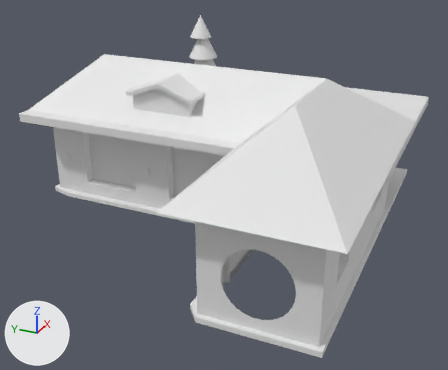
What one commit did to the Blender file S02/Activity/s02-activity-1.blend.
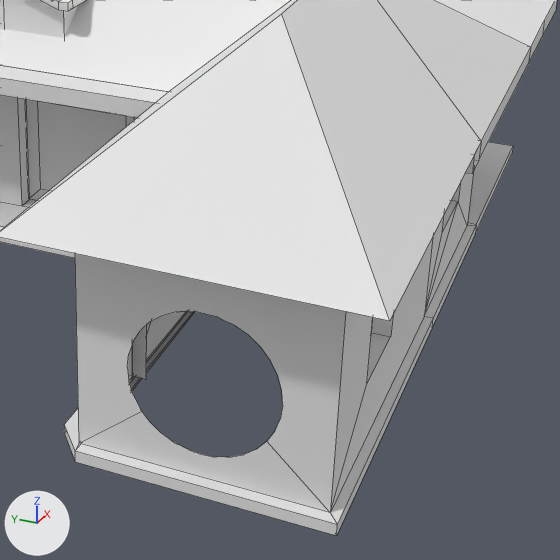
Each version is shown whole from a 50 mm lens placed at (-11.28, -2.76, 5.07), pointed at (0.68, 2.62, -0.91), then close up on the part from 35% to 96% of the width and 27% to 100% of the height. Lighting does not change. The marker at lower left points along +X, +Y and +Z. The older version's two pictures come first. The close-ups show mesh edges as thin lines.
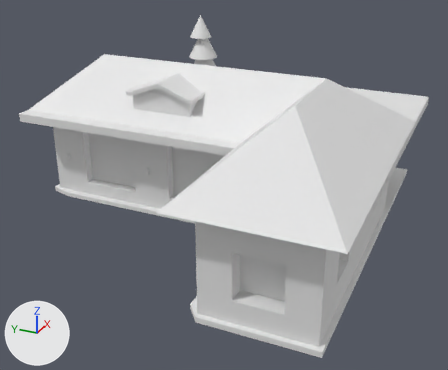
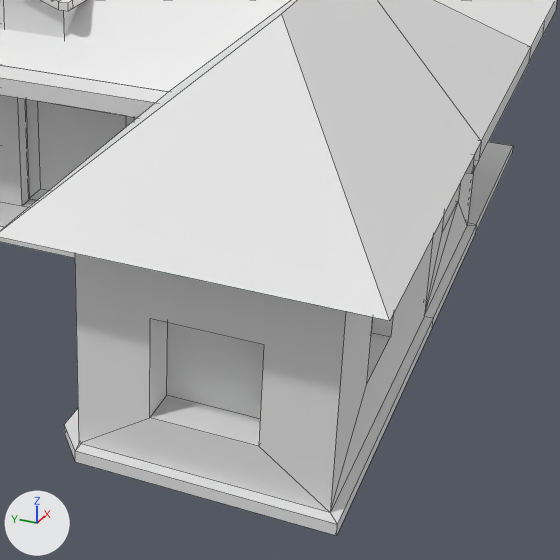
The change in detail:
me_cube is used by ob_cube; location (0.0, -0.02, 0.0).
me_cube had 198 vertices, 100 faces, 2 loose edges and spanned x -4.1..3.35, y -1.08..6.15, z -1.0..1.0.
me_cube now has 152 vertices, 117 faces and spans x -4.1..3.35, y -1.08..6.15, z -1.0..1.0.
Part 1, on me_cube:
62 vertices are removed from x -4.0..-3.99, y -0.61..0.59, z -0.69..0.5.
2 faces are deleted.
2 loose edges are deleted.
8 vertices are added at x -4.0..-3.68, y -0.44..0.41, z -0.49..0.36.
7 new faces join them.
Other edits to the shape of me_cube do not show in these pictures.

Boxes [x1, y1, x2, y2] around the edits, measured in the close-ups (560 x 560 px):
part 1 of me_cube, reshaped: before [75, 253, 346, 513]
